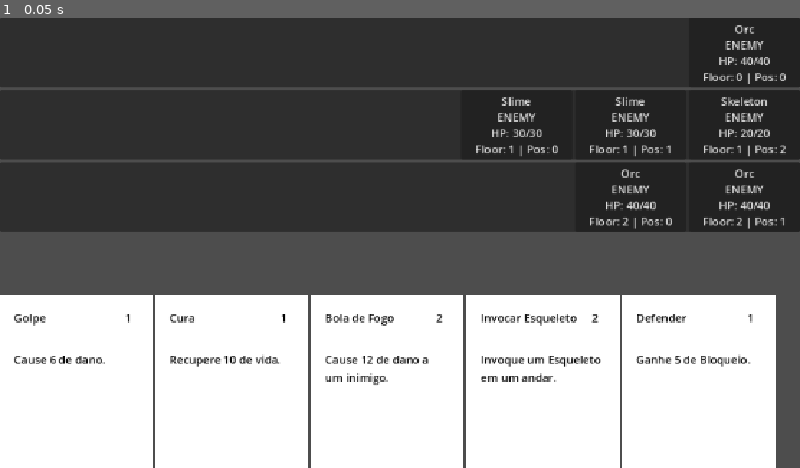
Above: before the commit, frame 1.
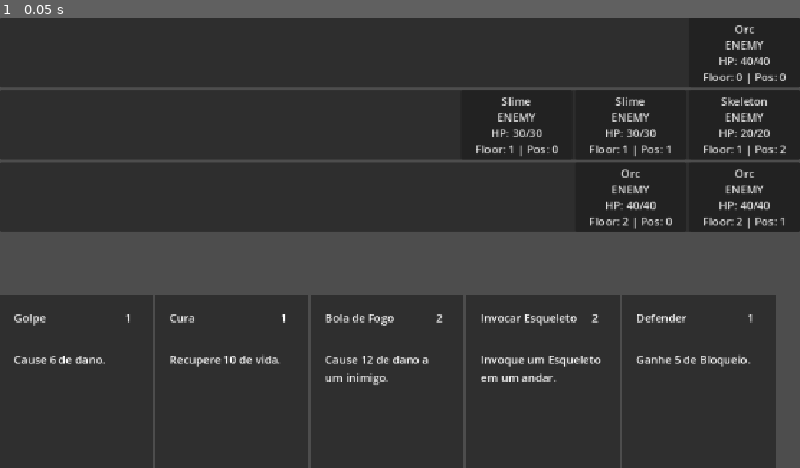
Above: after the commit, the same moment.

Repository: felippe-miguel/be-card
Game: Godot game, scene res://scenes/game.tscn
The game is run twice, just before and just after one commit, with the same random seed, the same clock (stepped at 60 frames per second) and the same inputs.
Inputs:
- Up to frame 1 (0.05 s): no input

The runs differ from the first frame. In frame 1, 37% of the frame differs, in the area x 0-97%, y 61-100%.

Commit message:
style: deixa as cartas mais escuras

Diff:
--- a/scenes/card.tscn
+++ b/scenes/card.tscn
@@ -22,6 +22,7 @@
 grow_horizontal = 2
 grow_vertical = 2
 mouse_filter = 2
+color = Color(0.18359044, 0.18359044, 0.18359044, 1)
 
 [node name="NameLabel" type="Label" parent="." unique_id=918435844]
 layout_mode = 1
@@ -29,7 +30,7 @@
 offset_top = 20.0
 offset_right = 200.0
 offset_bottom = 60.0
-theme_override_colors/font_color = Color(0, 0, 0, 1)
+theme_override_colors/font_color = Color(1, 1, 1, 1)
 
 [node name="DescriptionLabel" type="Label" parent="." unique_id=1551827318]
 custom_maximum_size = Vector2(180, -1)
@@ -42,7 +43,7 @@
 offset_right = 200.0
 offset_bottom = 80.0
 grow_vertical = 2
-theme_override_colors/font_color = Color(0, 0, 0, 1)
+theme_override_colors/font_color = Color(1, 1, 1, 1)
 autowrap_mode = 3
 
 [node name="CostLabel" type="Label" parent="." unique_id=1979725516]
@@ -55,4 +56,4 @@
 offset_right = -10.0
 offset_bottom = 60.0
 grow_horizontal = 0
-theme_override_colors/font_color = Color(0, 0, 0, 1)
+theme_override_colors/font_color = Color(1, 1, 1, 1)
